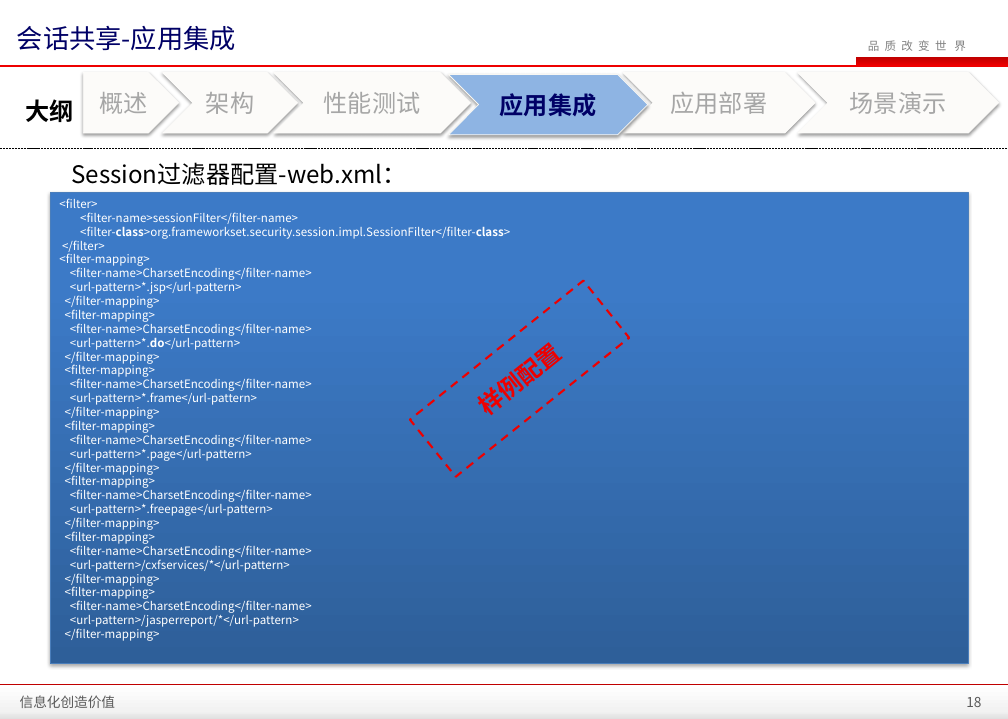
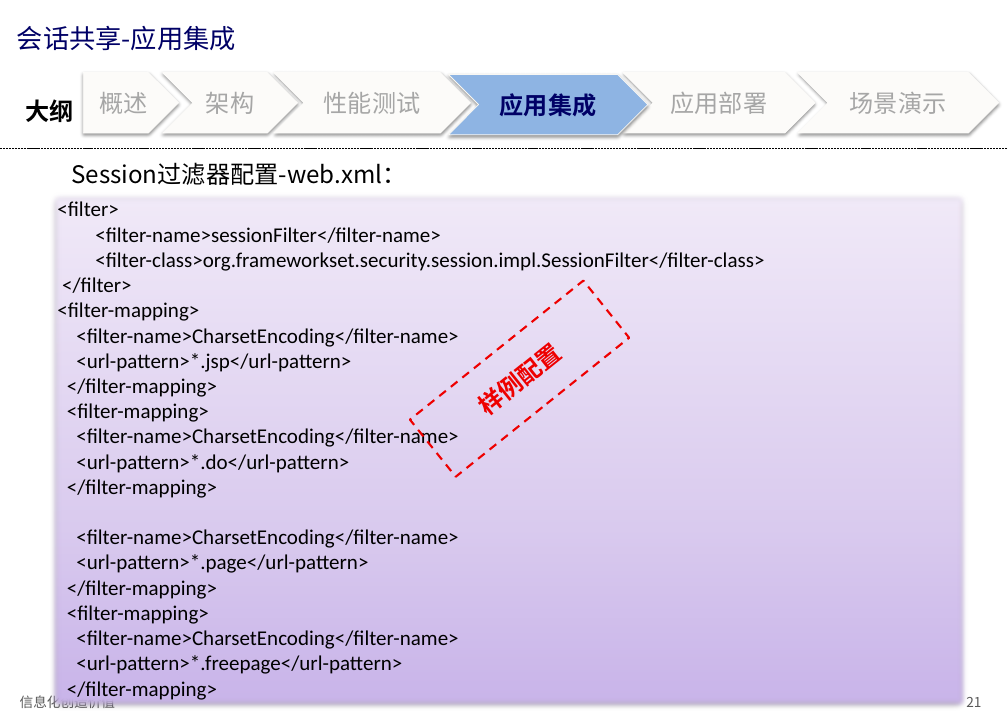
Before and after one commit to zhanght86/bboss-cms, a slide deck: slide 21 of 文档/SanyPDP平台会话共享介绍.pptx (slide 18 before the commit). Drawn at 1008x719 pixels with LibreOffice and Linux fonts; fonts in the diff are those of the drawing; background and template pictures are left out. Boxes give left, top, right and bottom in pixels: in the first picture for what was removed or moved away, otherwise in the second. Text is boxed around its words. In the diff, an @@ line names an element or a change of style, - is before the commit and + after.

Commit message:
完善session共享使用文档

```diff
--- a/文档/SanyPDP平台会话共享介绍.pptx
+++ b/文档/SanyPDP平台会话共享介绍.pptx
@@ rectangle removed at [856, 57, 1008, 66] @@
@@ text removed at [868, 40, 966, 51] @@
-品 质 改 变 世 界
@@ line removed from (0, 66) to (1008, 66) @@
@@ rectangle "<filter>": place and size @@
-rectangle "<filter>" at [50, 192, 969, 664]
+rectangle "<filter>" at [50, 192, 969, 709]
@@ rectangle "<filter>" at [50, 192, 969, 709]: size 11 to 20 pt, font Noto Sans CJK SC to Calibri, text colour #FFFFFF to #000000; bold off in "<filter-class>org.frameworkset.security.session.impl.Session ...", "<url-pattern>*.do</url-pattern>"; fill gradient #2F5F99 to #3D7CC7 to #3A7CCB to gradient #C9B5E8 to #D8CBEE to #F0EAF9; outline #4B7EBC 0.75 pt to #7D60A0 0.75 pt; shadow changed @@
@@ text in rectangle at [65, 363, 312, 433]: paragraphs removed @@
-<filter-mapping>
-<filter-name>CharsetEncoding</filter-name>
-<url-pattern>*.frame</url-pattern>
-</filter-mapping>
-<filter-mapping>
@@ text in rectangle at [65, 529, 312, 641]: paragraphs removed @@
-<filter-mapping>
-<filter-name>CharsetEncoding</filter-name>
-<url-pattern>/cxfservices/*</url-pattern>
-</filter-mapping>
-<filter-mapping>
-<filter-name>CharsetEncoding</filter-name>
-<url-pattern>/jasperreport/*</url-pattern>
-</filter-mapping>
@@ rectangle removed at [0, 684, 1008, 719] @@
@@ line removed from (0, 684) to (1008, 684) @@
@@ page number at [966, 697, 981, 707]: text changed @@
-18
+21
```
Also in this commit, not shown: 26 other slides changed, 5 slides added, 1 slide removed.
